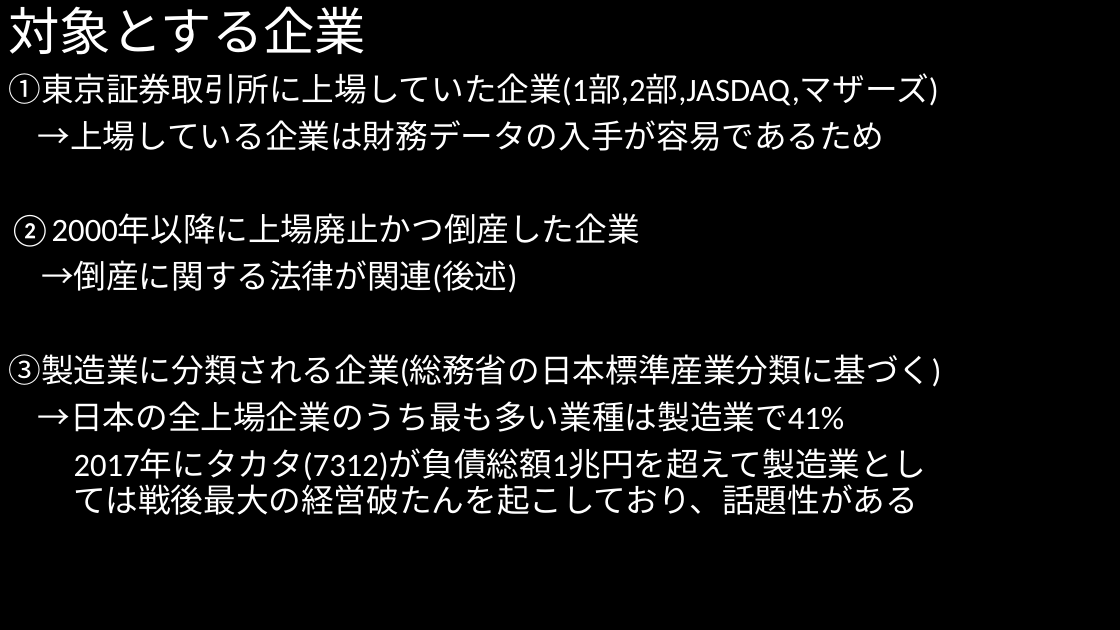
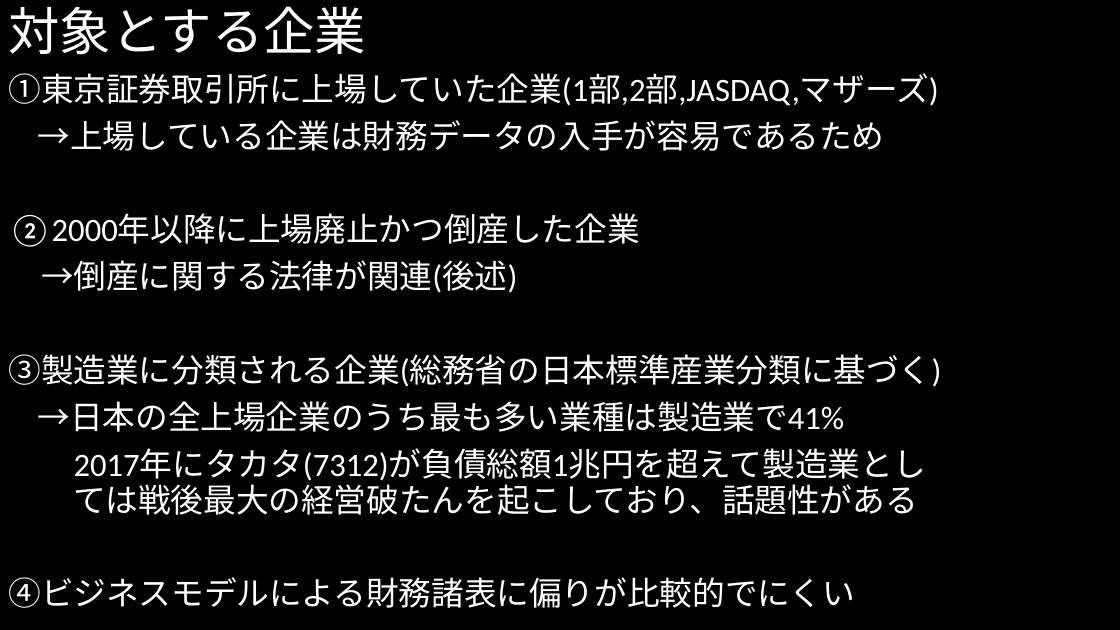
Before and after one commit to MAGA-Phantom/OperationSotsuron, a slide deck: slide 6 of 倒産の研究(仮).pptx (slide 4 before the commit). Drawn at 1120x630 pixels with LibreOffice and Linux fonts; fonts in the diff are those of the drawing. Boxes give left, top, right and bottom in pixels: in the first picture for what was removed or moved away, otherwise in the second. Text is boxed around its words. In the diff, an @@ line names an element or a change of style, - is before the commit and + after.

```diff
--- a/倒産の研究(仮).pptx
+++ b/倒産の研究(仮).pptx
@@ text at bbox=[8, 577, 855, 608]: paragraph added @@
+④ビジネスモデルによる財務諸表に偏りが比較的でにくい
```
Also in this commit, not shown: 1 other slide changed, 4 slides added.
